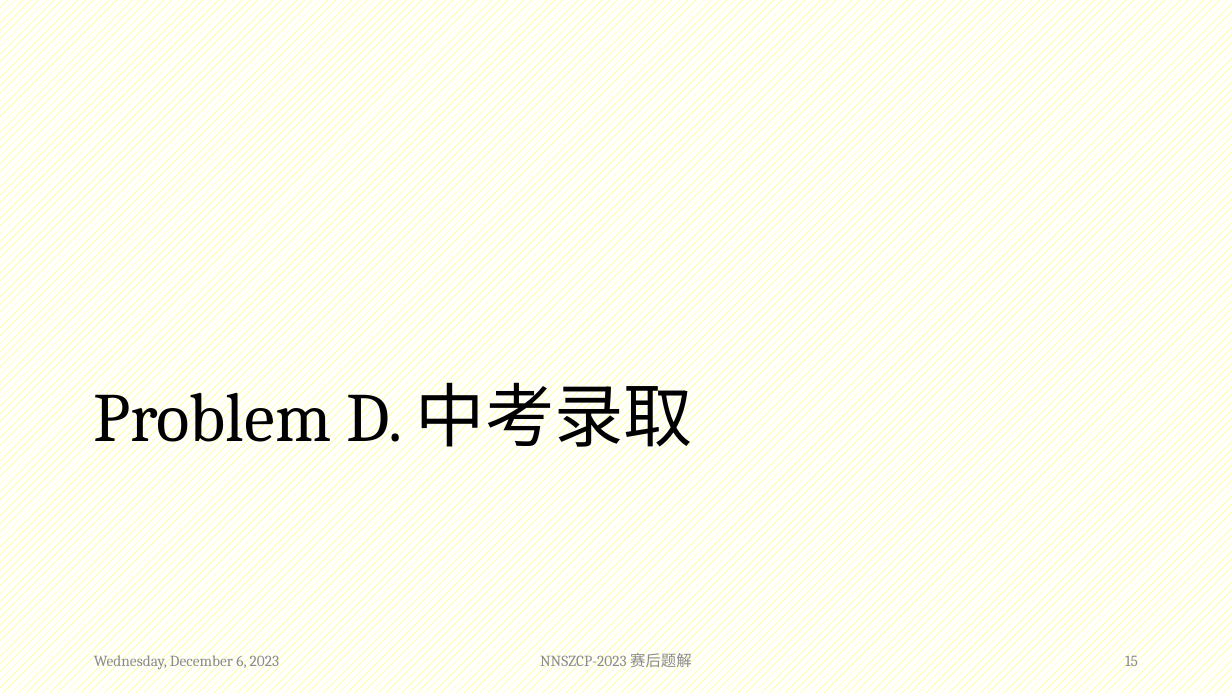
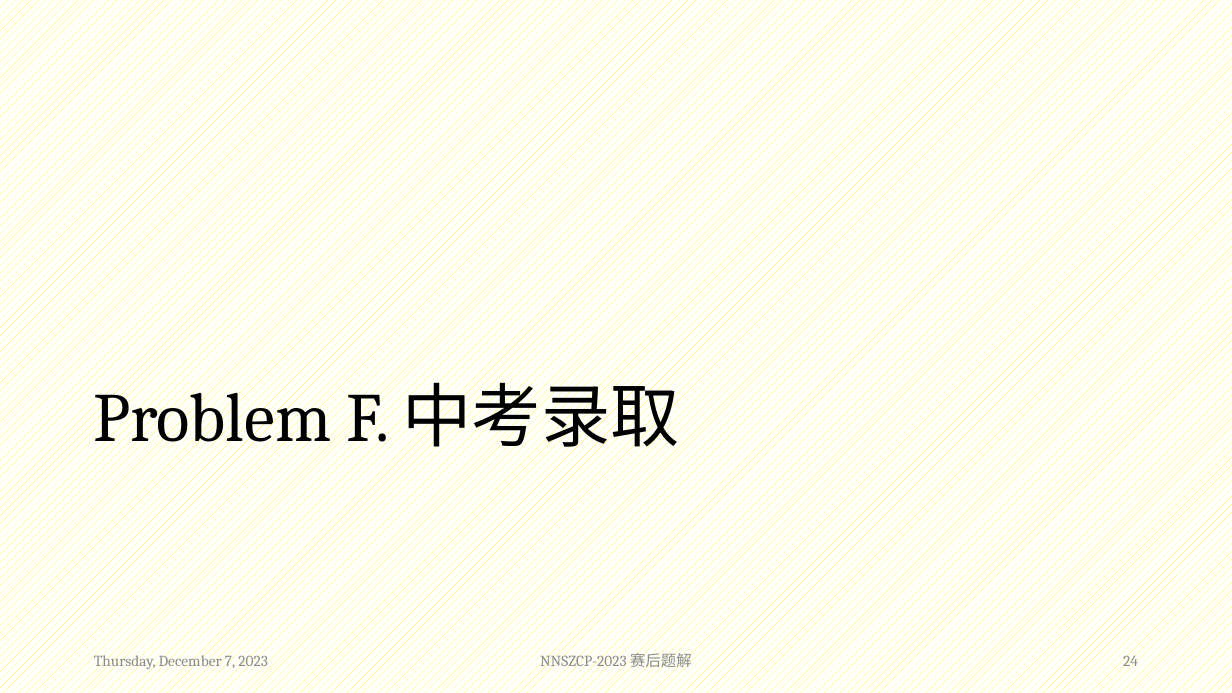
Before and after one commit to nnszoi-team/nnszcp-2023, a slide deck: slide 24 of Editorial/Overall/Editorial_of_NNSZCP-2023.pptx (slide 15 before the commit). Drawn at 1232x693 pixels with LibreOffice and Linux fonts; fonts in the diff are those of the drawing. Boxes give left, top, right and bottom in pixels: in the first picture for what was removed or moved away, otherwise in the second. Text is boxed around its words. In the diff, an @@ line names an element or a change of style, - is before the commit and + after.

```diff
--- a/Editorial/Overall/Editorial_of_NNSZCP-2023.pptx
+++ b/Editorial/Overall/Editorial_of_NNSZCP-2023.pptx
@@ title at [93, 371, 680, 458]: text changed @@
-Problem D. 中考录取
+Problem F. 中考录取
@@ text at [94, 653, 268, 671]: text changed @@
-Wednesday, December 6, 2023
+Thursday, December 7, 2023
@@ page number at [1123, 653, 1138, 671]: text changed @@
-15
+24
```
Also in this commit, not shown: 54 other slides changed, 3 other files.
